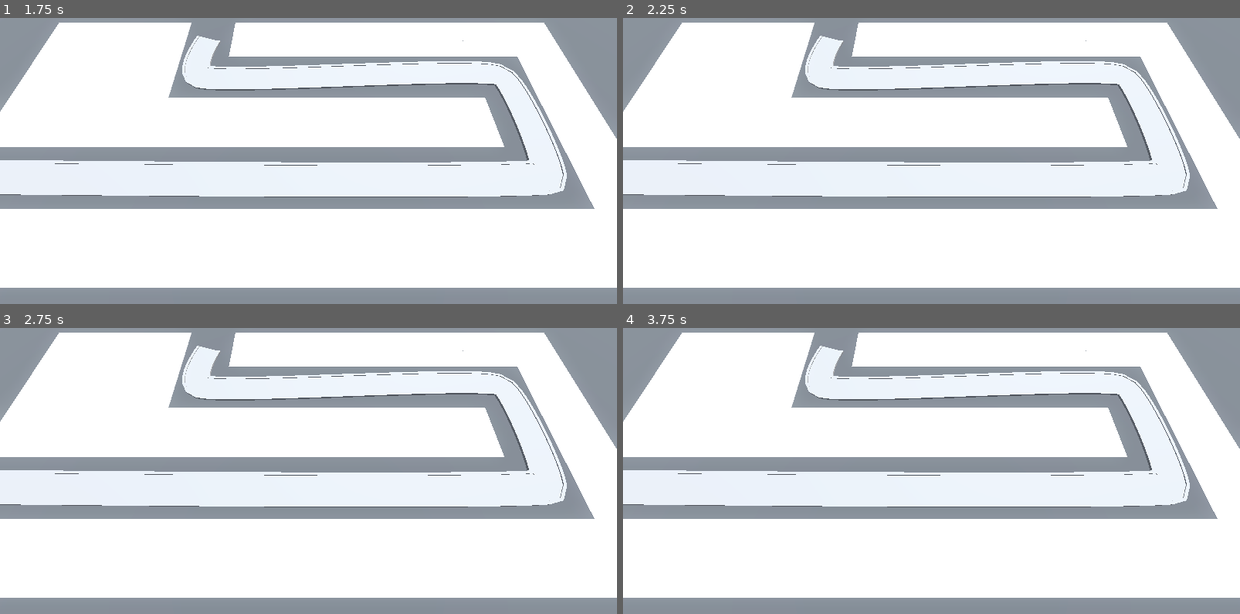
Above: before the commit, frames 1-4 (two rows, left to right).
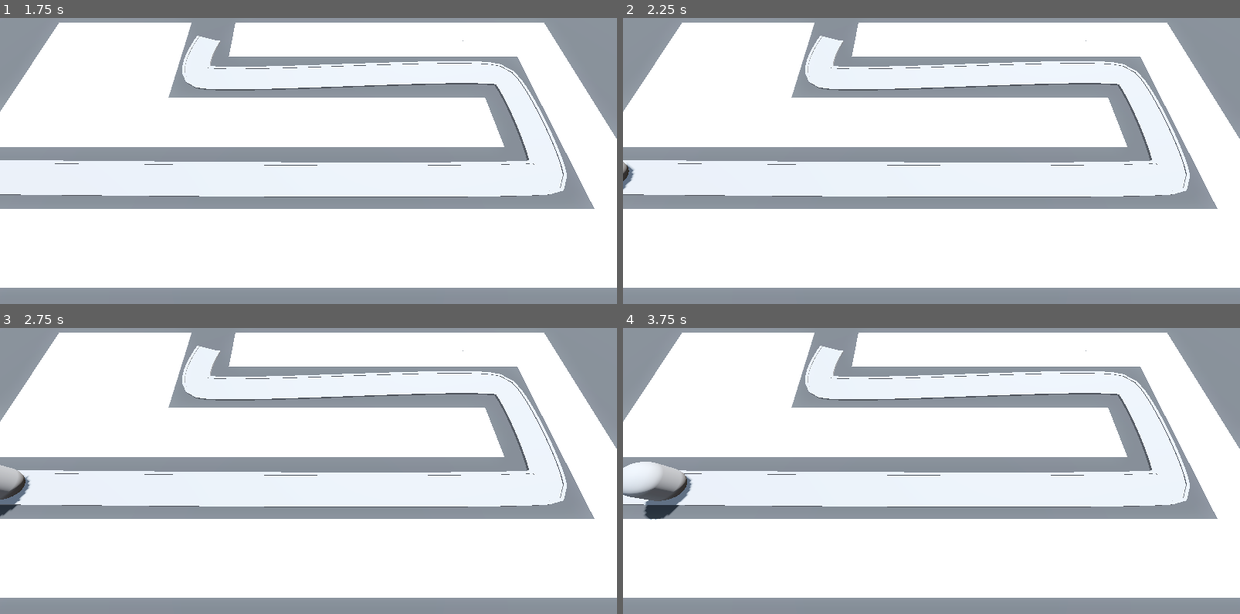
Above: after the commit, the same moments.

Repository: beltranbot/barbarian-blaster
Game: Godot game, scene res://BaseLevel.tscn
Same seed, same stepped clock (60 frames per second), same inputs: the game is played once before the commit and once after it. Before the commit the project has no main scene; this scene is started directly in both runs.
Inputs:
- Up to frame 1 (1.75 s): tap Enter at 0.5 s; tap Space at 1.25 s
- Up to frame 2 (2.25 s): tap Enter at 2 s
- Up to frame 3 (2.75 s): no input
- Up to frame 4 (3.75 s): no input

Frame 1 is identical in both runs. In frame 2, 0.1% of the frame differs, in the area x 0-2%, y 50-60%; in frame 3, 0.6%; in frame 4, 1.3%, in the area x 0-12%, y 46-68%.

Commit message:
3.6 PathFollow3D Enemies

Diff:
--- a/BaseLevel.tscn
+++ b/BaseLevel.tscn
@@ -1,6 +1,7 @@
-[gd_scene load_steps=7 format=3 uid="uid://4qgvfaoktkhb"]
+[gd_scene load_steps=8 format=3 uid="uid://4qgvfaoktkhb"]
 
 [ext_resource type="MeshLibrary" uid="uid://dqewbcymma3xd" path="res://MeshLibraries/SpaceLibrary.tres" id="1_8oufs"]
+[ext_resource type="PackedScene" uid="uid://bu6af4kwj4usb" path="res://Enemy/enemy.tscn" id="2_a3eqb"]
 
 [sub_resource type="ProceduralSkyMaterial" id="ProceduralSkyMaterial_wnj7i"]
 sky_horizon_color = Color(0.64625, 0.65575, 0.67075, 1)
@@ -91,3 +92,6 @@
 path_continuous_u = true
 path_u_distance = 1.0
 path_joined = false
+
+[node name="Enemy" parent="Path3D" instance=ExtResource("2_a3eqb")]
+transform = Transform3D(-4.37109e-08, 0, -0.999988, 0, 1, 0, 0.999988, 0, -4.37109e-08, -27, 0, 6)
--- /dev/null
+++ b/Enemy/enemy.gd
@@ -0,0 +1,7 @@
+extends PathFollow3D
+
+@export var speed: float = 2.5
+
+# Called every frame. 'delta' is the elapsed time since the previous frame.
+func _process(delta: float) -> void:
+	progress += speed * delta
--- /dev/null
+++ b/Enemy/enemy.tscn
@@ -0,0 +1,16 @@
+[gd_scene load_steps=3 format=3 uid="uid://bu6af4kwj4usb"]
+
+[ext_resource type="Script" path="res://Enemy/enemy.gd" id="1_uyvc2"]
+
+[sub_resource type="CapsuleMesh" id="CapsuleMesh_0v6op"]
+radius = 1.0
+height = 3.0
+
+[node name="Enemy" type="PathFollow3D"]
+transform = Transform3D(0.999988, 0, 0, 0, 1, 0, 0, 0, 0.999988, 0, 0, 0)
+loop = false
+script = ExtResource("1_uyvc2")
+
+[node name="MeshInstance3D" type="MeshInstance3D" parent="."]
+transform = Transform3D(1, 0, 0, 0, 1, 0, 0, 0, 1, 0, 1.5, 0)
+mesh = SubResource("CapsuleMesh_0v6op")
--- a/project.godot
+++ b/project.godot
@@ -11,5 +11,6 @@
 [application]
 
 config/name="Barbarian Blaster"
+run/main_scene="res://BaseLevel.tscn"
 config/features=PackedStringArray("4.3", "Forward Plus")
 config/icon="res://icon.svg"
